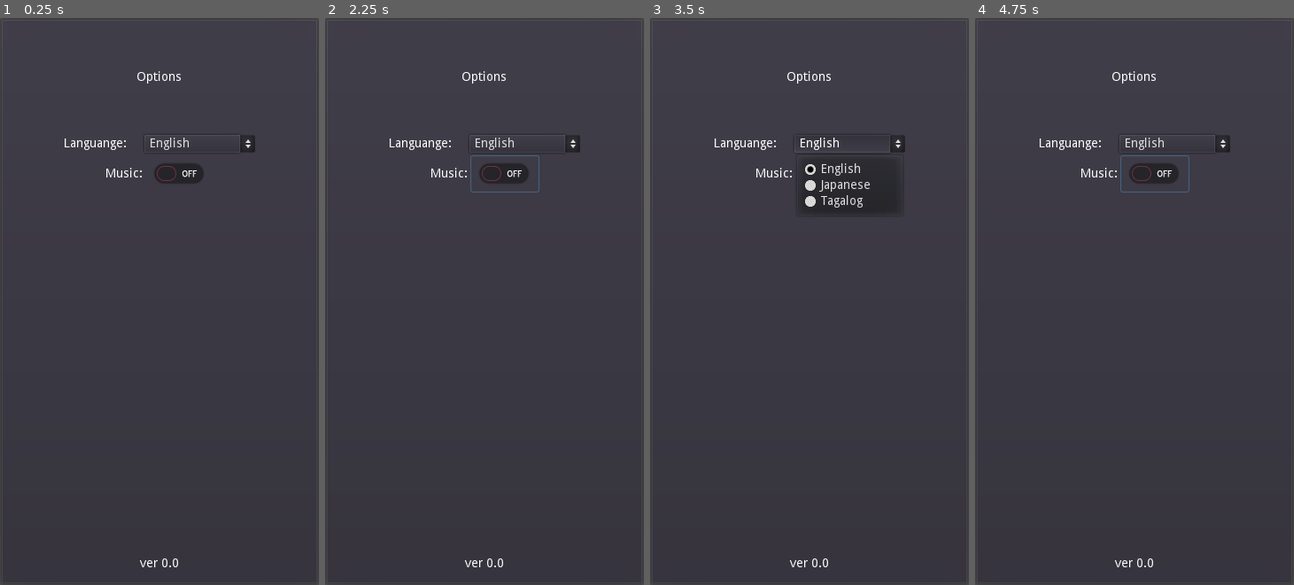
Above: before the commit, frames 1-4 (left to right).
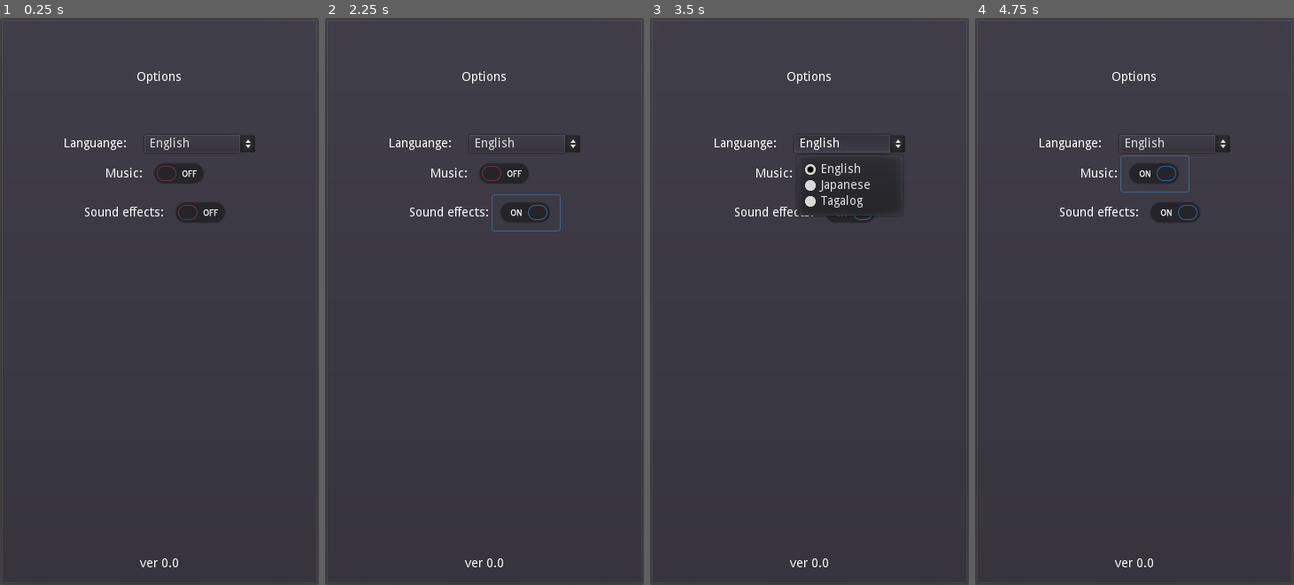
Above: after the commit, the same moments.

Repository: philipuriarte/A-Churchyard-of-Orphans
Game: Godot game, scene res://scenes/options_screen.tscn
Two runs of this game, one before a commit and one after it. Both use one fixed random seed, a clock stepped at 60 frames per second and the inputs below. This scene is started directly instead of the project's main scene.
Inputs (mouse positions are in pixels of both pictures, inside the frame that each line leads up to):
- Up to frame 1 (0.25 s): no input
- Up to frame 2 (2.25 s): click (503, 176) at 0.52 s; click (503, 176) at 1.27 s; click (525, 210) at 2.02 s
- Up to frame 3 (3.5 s): click "English" at 2.75 s
- Up to frame 4 (4.75 s): click "English" at 3.5 s; click (1153, 176) at 4.27 s

The runs differ from the first frame. In frame 1, 0.6% of the frame differs, in the area x 26-71%, y 32-36%; in frame 2, 0.8%, in the area x 26-74%, y 24-38%; in frame 3, 0.2%; in frame 4, 0.7%.

Commit message:
Add Sounds option nodes to options_screen

Diff:
--- a/scenes/options_screen.tscn
+++ b/scenes/options_screen.tscn
@@ -70,11 +70,28 @@
 margin_bottom = 27.0
 text = "Music:"
 
-[node name="CheckButton" type="CheckButton" parent="MarginContainer/MainCointainer/OptionsContainer/Music"]
+[node name="MusicButton" type="CheckButton" parent="MarginContainer/MainCointainer/OptionsContainer/Music"]
 margin_left = 148.0
 margin_right = 224.0
 margin_bottom = 40.0
-toggle_mode = false
+
+[node name="Sounds" type="HBoxContainer" parent="MarginContainer/MainCointainer/OptionsContainer"]
+margin_top = 68.0
+margin_right = 326.0
+margin_bottom = 108.0
+alignment = 1
+
+[node name="SoundsLabel" type="Label" parent="MarginContainer/MainCointainer/OptionsContainer/Sounds"]
+margin_left = 78.0
+margin_top = 13.0
+margin_right = 168.0
+margin_bottom = 27.0
+text = "Sound effects:"
+
+[node name="SoundsButton" type="CheckButton" parent="MarginContainer/MainCointainer/OptionsContainer/Sounds"]
+margin_left = 172.0
+margin_right = 248.0
+margin_bottom = 40.0
 
 [node name="BottomText" type="Label" parent="MarginContainer/MainCointainer"]
 margin_top = 592.0
